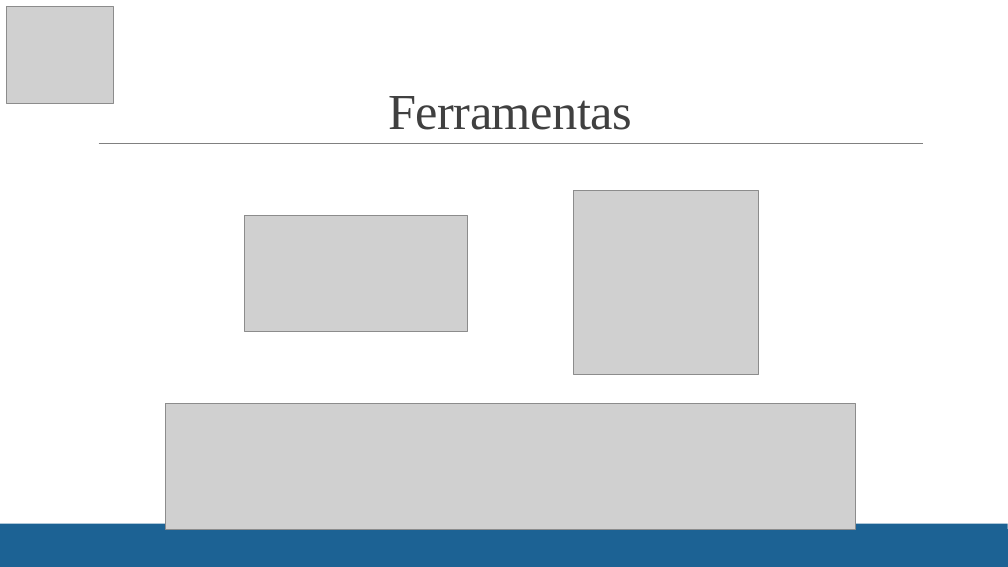
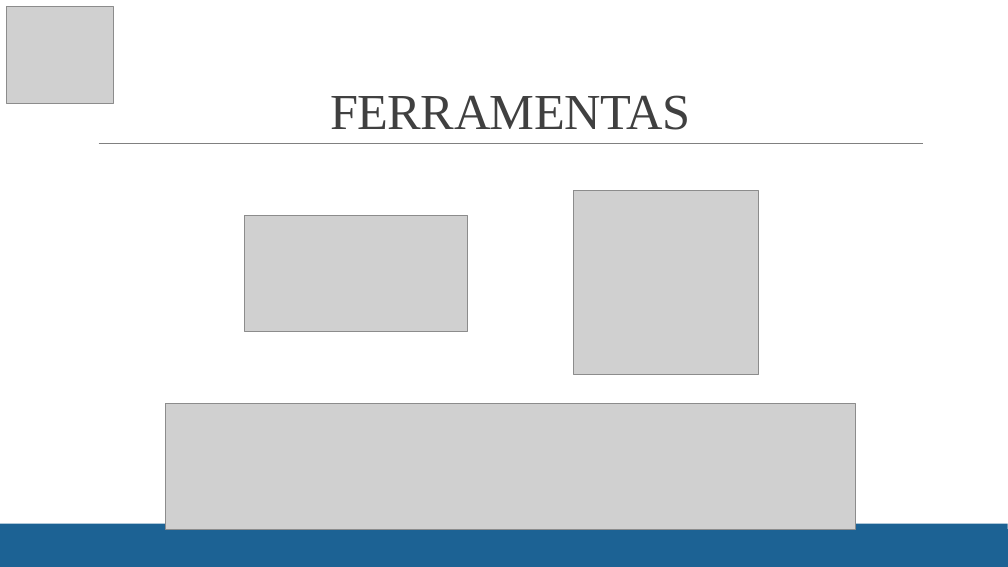
Before and after one commit to arezit/monkeysreceitas, a slide deck: slide 4 of TEXcerto.pptx (slide 3 before the commit). Drawn at 1008x567 pixels with LibreOffice and Linux fonts; fonts in the diff are those of the drawing; grey boxes stand for pictures. Boxes give left, top, right and bottom in pixels: in the first picture for what was removed or moved away, otherwise in the second. Text is boxed around its words. In the diff, an @@ line names an element or a change of style, - is before the commit and + after.

```diff
--- a/TEXcerto.pptx
+++ b/TEXcerto.pptx
@@ title at bbox=[330, 95, 690, 130]: text changed @@
-Ferramentas
+FERRAMENTAS
```
Also in this commit, not shown: 12 other slides changed, 3 slides added.
